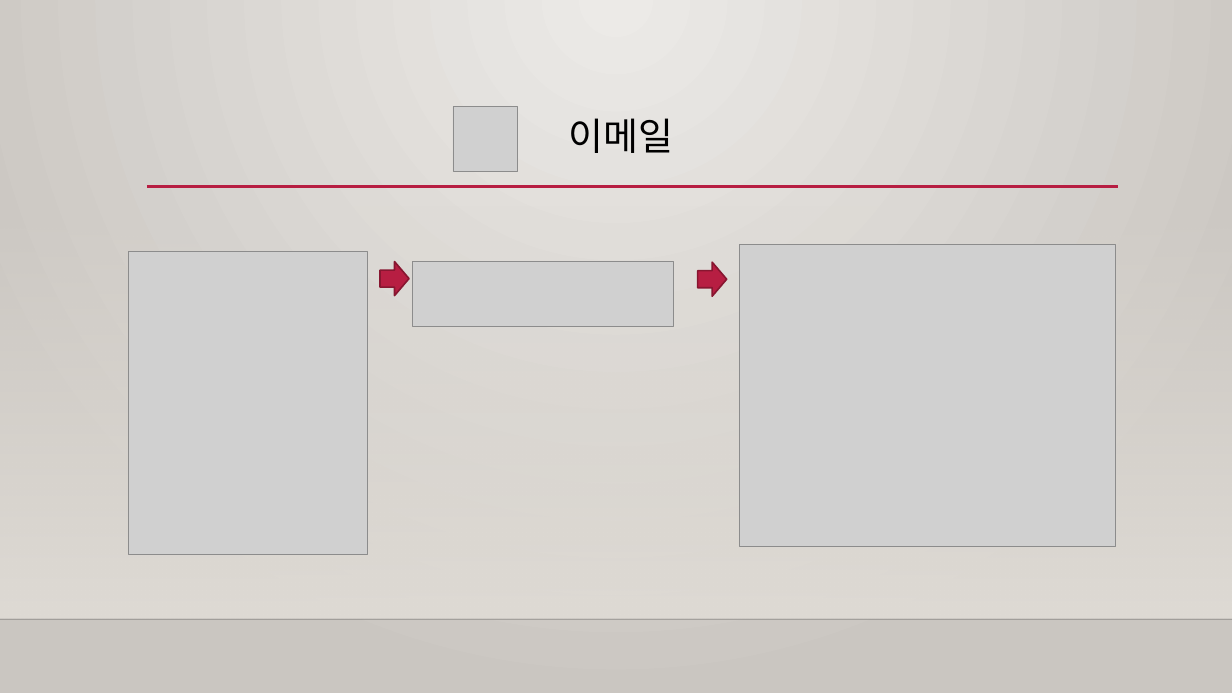
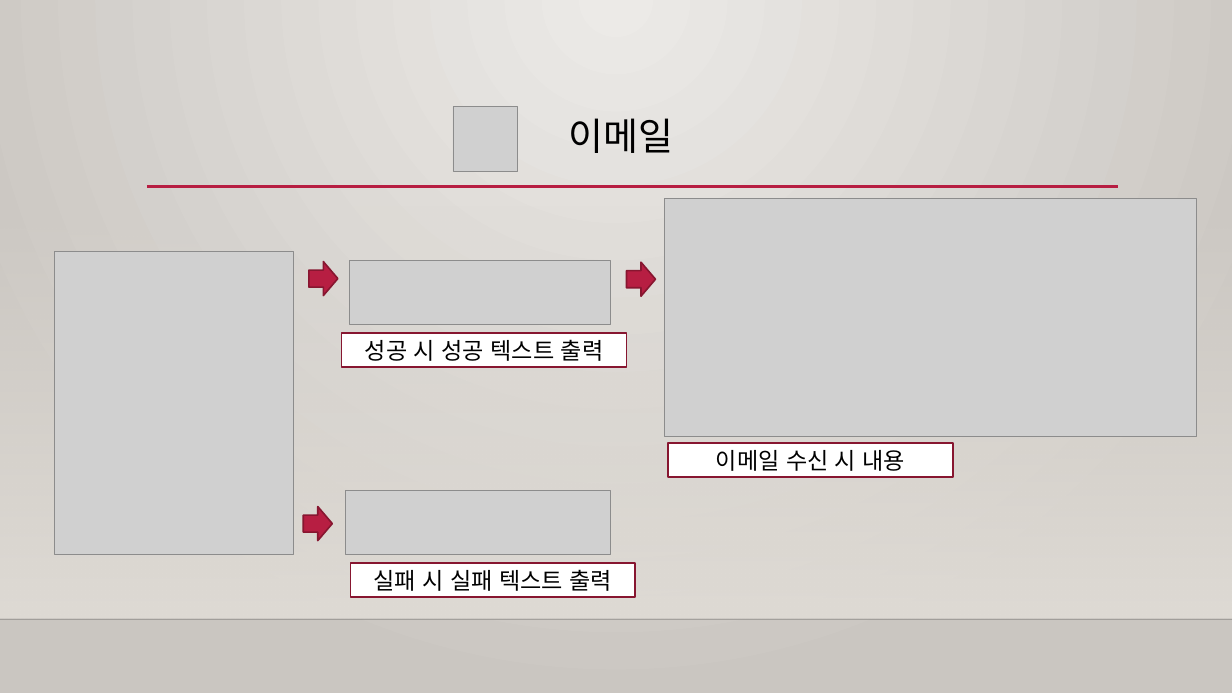
Before and after one commit to changgeunjoe/scriptLang, a slide deck: slide 6 of 프로젝트 발표자료/스크립트 언어 기말 발표.pptx (slide 5 before the commit). Drawn at 1232x693 pixels with LibreOffice and Linux fonts; fonts in the diff are those of the drawing; grey boxes stand for pictures; background and template pictures are left out. Boxes give left, top, right and bottom in pixels: in the first picture for what was removed or moved away, otherwise in the second. Text is boxed around its words. In the diff, an @@ line names an element or a change of style, - is before the commit and + after.

```diff
--- a/프로젝트 발표자료/스크립트 언어 기말 발표.pptx
+++ b/프로젝트 발표자료/스크립트 언어 기말 발표.pptx
@@ picture: place and size @@
-picture at [739, 244, 1116, 546]
+picture at [665, 199, 1197, 437]
@@ picture: place and size @@
-picture at [128, 251, 368, 554]
+picture at [55, 251, 294, 554]
@@ right arrow: place and size @@
-right arrow at [380, 262, 409, 296]
+right arrow at [309, 262, 337, 296]
@@ picture: place and size @@
-picture at [413, 262, 675, 326]
+picture at [349, 260, 611, 324]
@@ right arrow: place and size @@
-right arrow at [698, 262, 726, 297]
+right arrow at [627, 262, 655, 297]
@@ rectangle added at [342, 333, 627, 367], fill #FFFFFF, outline #871631 1.25 pt, 18 pt, text #000000 @@
+성공 시 성공 텍스트 출력
@@ rectangle added at [668, 443, 953, 477], fill #FFFFFF, outline #871631 1.25 pt, 18 pt, text #000000 @@
+이메일 수신 시 내용
@@ right arrow added at [303, 506, 332, 541], fill #B71E42, outline #871631 1.25 pt @@
@@ picture added at [346, 491, 611, 555] @@
@@ rectangle added at [350, 563, 635, 597], fill #FFFFFF, outline #871631 1.25 pt, 18 pt, text #000000 @@
+실패 시 실패 텍스트 출력
```
Also in this commit, not shown: 2 other slides changed, 5 slides added, 1 slide removed, 2 other files.
